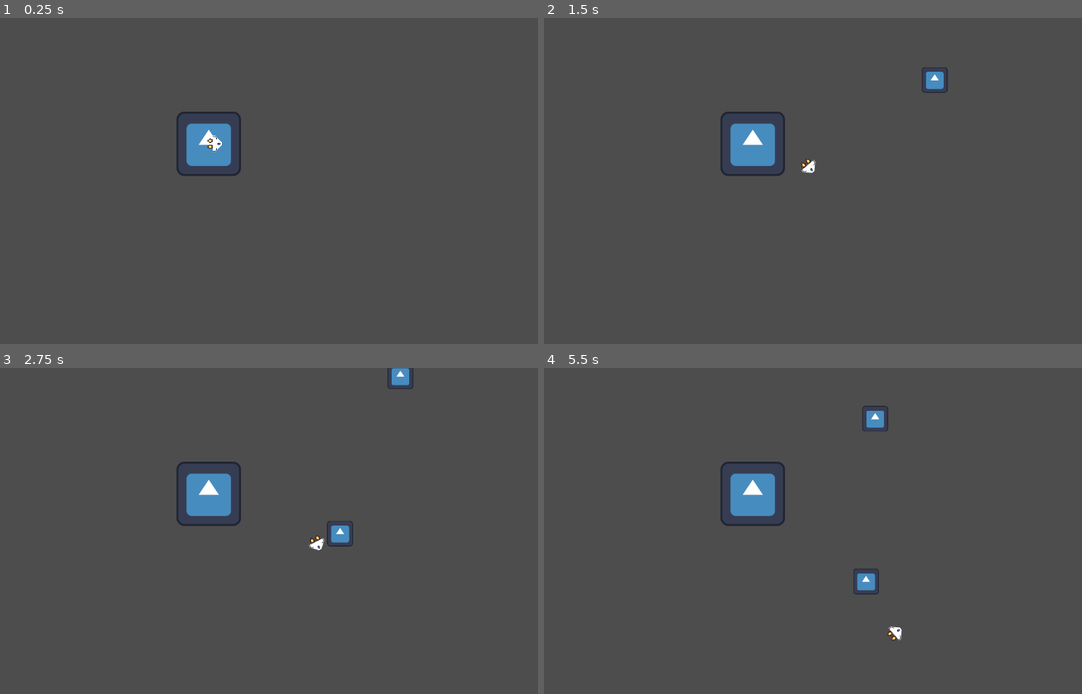
Above: before the commit, frames 1-4 (two rows, left to right).
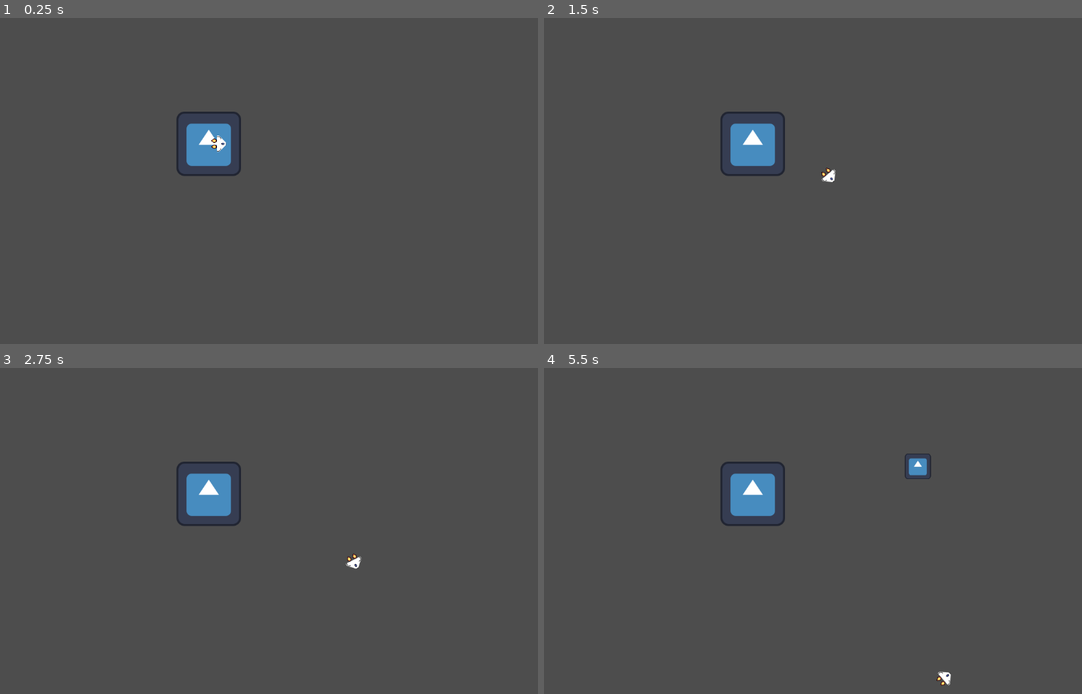
Above: after the commit, the same moments.

Repository: MrJman006/PvPlanes
Game: Godot game, scene res://scenes/GameScene.tscn
Same seed, same stepped clock (60 frames per second), same inputs: the game is played once before the commit and once after it. The engine's default icon, where the game draws it, is replaced by a stand-in: a white triangle on a blue panel in a dark square.
Inputs:
- Up to frame 1 (0.25 s): no input
- Up to frame 2 (1.5 s): hold Right (ui_right) 0.53-1.28 s; hold Space (ui_primary_fire) 0.53-1.28 s; hold Left (ui_left) from 1.28 s (still down); tap Space (ui_primary_fire) at 1.35 s
- Up to frame 3 (2.75 s): release Left (ui_left) at 2.03 s; hold Right (ui_right) from 2.03 s (still down); hold Space (ui_primary_fire) from 2.03 s (still down)
- Up to frame 4 (5.5 s): release Space (ui_primary_fire) at 2.78 s; tap Space (ui_primary_fire) at 2.85, 4.35 s; release Right (ui_right) at 3.53 s; hold Space (ui_primary_fire) 3.53-4.28 s; hold Left (ui_left) from 3.53 s (still down); hold Space (ui_primary_fire) from 5.03 s (still down)

The runs differ from the first frame. In frame 1, 0.1% of the frame differs, in the area x 38-43%, y 36-42%; in frame 2, 0.4%; in frame 3, 0.6%; in frame 4, 0.9%, in the area x 57-76%, y 11-98%.

Commit message:
Added a lot of stuff

Diff:
--- a/Player.gd
+++ b/Player.gd
@@ -3,33 +3,71 @@
 
 var bullet_scene: PackedScene = preload("res://scenes/Bullet.tscn")
 
+# What device id to listen to (default 0 = keyboard)
+@export var device_id: int = 0
+
 # Maximum total velocity of the player (units/s)
-@export var max_velocity := 96
+@export var max_velocity: float = 128.0
 
 # Maximum total turn speed (deg/s)
-@export var max_turn_speed := 90
+@export var max_turn_speed: float = 90.0
 
 # Maximum health
-@export var max_health := 100
+@export var max_health: int = 100
 
-# Cooldown limit for bullets
-@export var bullet_cooldown_limit: float = 0.3
+# Current health
+var current_health: int = max_health
 
-# Current Health
-@export var current_health := max_health
+# Current shield
+var current_shield: int = 0
 
-# Cooldown timer for bullets.
-var _bullet_cooldown: float = 0.0
+# Fire rate (s)
+@export var fire_rate: float = 1.0
+
+# Fire rate modifier
+var fire_rate_modifier: float = 1.0
+
+# Gun cooldown Timer
+@onready var gun_cooldown_timer: Timer = Timer.new()
+
+func _ready() -> void:
+	gun_cooldown_timer.one_shot = true
+	add_child(gun_cooldown_timer)
 
 func _physics_process(delta: float) -> void:
 	handle_movement(delta)
 	handle_weapon_actions(delta)
 
+func handle_weapon_actions(delta: float) -> void:
+	# Fire Input
+	if Input.is_action_pressed("ui_primary_fire", device_id) and gun_cooldown_timer.is_stopped(): # Enter / Space
+		var bullet = bullet_scene.instantiate()
+		get_tree().current_scene.add_child(bullet)
+		bullet.fire(global_position, rotation, get_instance_id())
+		bullet.show()
+		gun_cooldown_timer.start(fire_rate * fire_rate_modifier)
+
+func add_shield(shield: int) -> void:
+	current_shield += shield
+
+func add_health(health: int) -> void:
+	current_health = min(current_health + health, max_health)
+
+func apply_damage(damage: int) -> void:
+	if damage <= 0:
+		return
+
+	var shield_before_damage = current_shield
+	current_shield = max(current_shield - damage, 0)
+	damage -= shield_before_damage - current_shield
+
+	current_health = max(current_health - damage, 0)
+
 func handle_movement(delta: float) -> void:
 	# Movement input: rotation
-	if Input.is_action_pressed("ui_left"): # A
+	if Input.is_action_pressed("ui_left", device_id): # A
 		rotation_degrees -= max_turn_speed * delta
-	if Input.is_action_pressed("ui_right"): # D
+	if Input.is_action_pressed("ui_right", device_id): # D
 		rotation_degrees += max_turn_speed * delta
 
 	# Calculate new velocity
@@ -38,12 +76,3 @@
 	# Apply movement
 	position += velocity * delta
 	#print("Position: ", position, " Velocity: ", velocity, " Heading: ", rotation_degrees)
-
-func handle_weapon_actions(delta: float) -> void:
-	_bullet_cooldown = max(0, _bullet_cooldown - delta)
-	if _bullet_cooldown == 0 and Input.is_action_pressed("ui_primary_fire"):
-		_bullet_cooldown = bullet_cooldown_limit
-		var bullet = bullet_scene.instantiate()
-		get_tree().current_scene.add_child(bullet)
-		bullet.fire(global_position, rotation, get_instance_id())
-		bullet.show()
--- a/Player.tscn
+++ b/Player.tscn
@@ -42,11 +42,11 @@
 rotation = 1.5708
 sprite_frames = SubResource("SpriteFrames_tdg3f")
 animation = &"forward"
-frame_progress = 0.969697
+frame_progress = 0.0735109
 
 [node name="LeftThruster" type="AnimatedSprite2D" parent="."]
 position = Vector2(-33, -6)
 rotation = 1.5708
 sprite_frames = SubResource("SpriteFrames_tdg3f")
 animation = &"forward"
-frame_progress = 0.429602
+frame_progress = 0.533346
